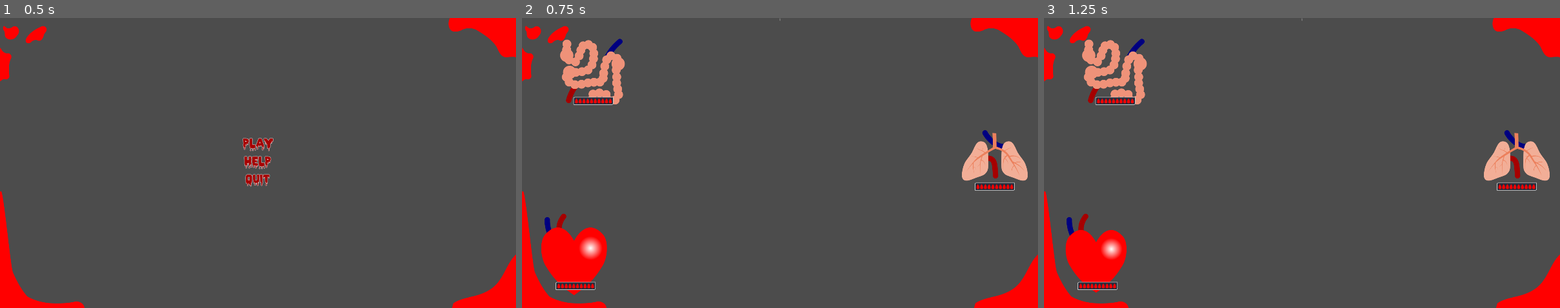
Above: before the commit, frames 1-3 (left to right).
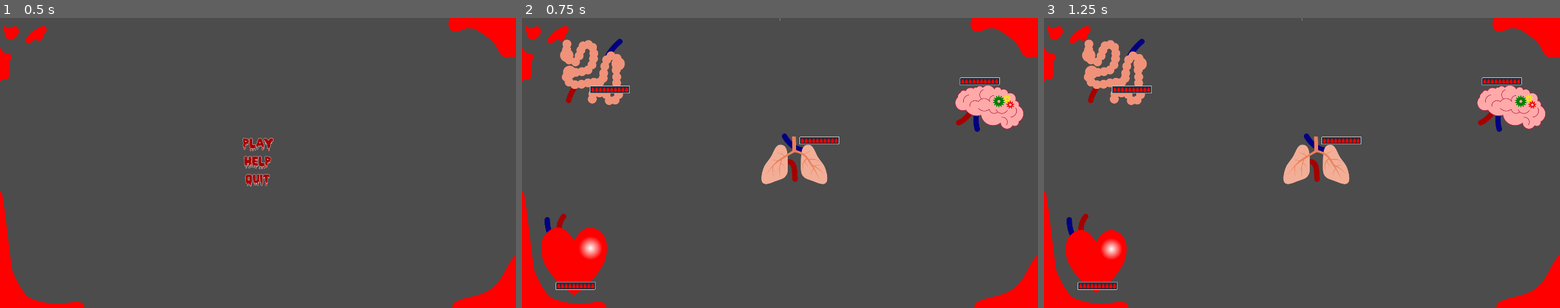
Above: after the commit, the same moments.

Repository: MathijsKeunen/Body-Builder
Game: Godot game, scene res://StartMenu.tscn
The game is run twice, just before and just after one commit, with the same random seed, the same clock (stepped at 60 frames per second) and the same inputs.
Inputs:
- Up to frame 1 (0.5 s): no input
- Up to frame 2 (0.75 s): click "Play" at 0.5 s
- Up to frame 3 (1.25 s): no input

Frame 1 is identical in both runs. In frame 2, 4.9% of the frame differs, in the area x 9-98%, y 20-60%; in frame 3, 4.9%.

Commit message:
added a brain

Diff:
--- a/Main.tscn
+++ b/Main.tscn
@@ -9,6 +9,55 @@
 [ext_resource path="res://Organs.gd" type="Script" id=7]
 [ext_resource path="res://assets/background.png" type="Texture" id=8]
 [ext_resource path="res://assets/animations/Lungs.tres" type="SpriteFrames" id=9]
+[ext_resource path="res://assets/brain.png" type="Texture" id=10]
+
+[sub_resource type="AtlasTexture" id=1]
+flags = 4
+atlas = ExtResource( 10 )
+region = Rect2( 0, 0, 256, 180 )
+
+[sub_resource type="AtlasTexture" id=2]
+flags = 4
+atlas = ExtResource( 10 )
+region = Rect2( 256, 0, 256, 180 )
+
+[sub_resource type="AtlasTexture" id=3]
+flags = 4
+atlas = ExtResource( 10 )
+region = Rect2( 512, 0, 256, 180 )
+
+[sub_resource type="AtlasTexture" id=4]
+flags = 4
+atlas = ExtResource( 10 )
+region = Rect2( 768, 0, 256, 180 )
+
+[sub_resource type="AtlasTexture" id=5]
+flags = 4
+atlas = ExtResource( 10 )
+region = Rect2( 1024, 0, 256, 180 )
+
+[sub_resource type="AtlasTexture" id=6]
+flags = 4
+atlas = ExtResource( 10 )
+region = Rect2( 1280, 0, 256, 180 )
+
+[sub_resource type="AtlasTexture" id=7]
+flags = 4
+atlas = ExtResource( 10 )
+region = Rect2( 1536, 0, 256, 180 )
+
+[sub_resource type="AtlasTexture" id=8]
+flags = 4
+atlas = ExtResource( 10 )
+region = Rect2( 1792, 0, 256, 180 )
+
+[sub_resource type="SpriteFrames" id=9]
+animations = [ {
+"frames": [ SubResource( 1 ), SubResource( 2 ), SubResource( 3 ), SubResource( 4 ), SubResource( 5 ), SubResource( 6 ), SubResource( 7 ), SubResource( 8 ) ],
+"loop": true,
+"name": "default",
+"speed": 10.0
+} ]
 
 [node name="Main" type="Node2D"]
 script = ExtResource( 6 )
@@ -43,13 +92,39 @@
 animation = "default"
 frame = 2
 
+[node name="HealthBar" parent="Organs/intestines" index="1"]
+margin_left = -8.5694
+margin_top = 58.0474
+margin_right = 61.4306
+margin_bottom = 68.0474
+
 [node name="Lungs" parent="Organs" instance=ExtResource( 2 )]
-position = Vector2( 1759.27, 517.824 )
+position = Vector2( 1013.4, 530.423 )
 points = PoolVector2Array( 4.14343, 69.3401, -36.8566, -89.6599 )
 
 [node name="Organ" parent="Organs/Lungs" index="0"]
 frames = ExtResource( 9 )
 animation = "default"
+
+[node name="HealthBar" parent="Organs/Lungs" index="1"]
+margin_left = 22.895
+margin_top = -84.2918
+margin_right = 92.895
+margin_bottom = -74.2918
+
+[node name="Brain" parent="Organs" instance=ExtResource( 2 )]
+position = Vector2( 1739.13, 339.866 )
+points = PoolVector2Array( -115.971, 50.6059, -43.5291, 75.1467 )
+
+[node name="Organ" parent="Organs/Brain" index="0"]
+frames = SubResource( 9 )
+animation = "default"
+
+[node name="HealthBar" parent="Organs/Brain" index="1"]
+margin_left = -106.022
+margin_top = -114.012
+margin_right = -36.0217
+margin_bottom = -104.012
 
 [node name="Score" type="Label" parent="."]
 anchor_right = 1.0
@@ -72,3 +147,5 @@
 [editable path="Organs/intestines"]
 
 [editable path="Organs/Lungs"]
+
+[editable path="Organs/Brain"]
Not shown: 1 places in Main.tscn that only renumber resources
Binary file added: assets/brain.png
Not shown, added: assets/brain.png.import
Not shown: 4 places in default_theme.tres that only renumber resources
